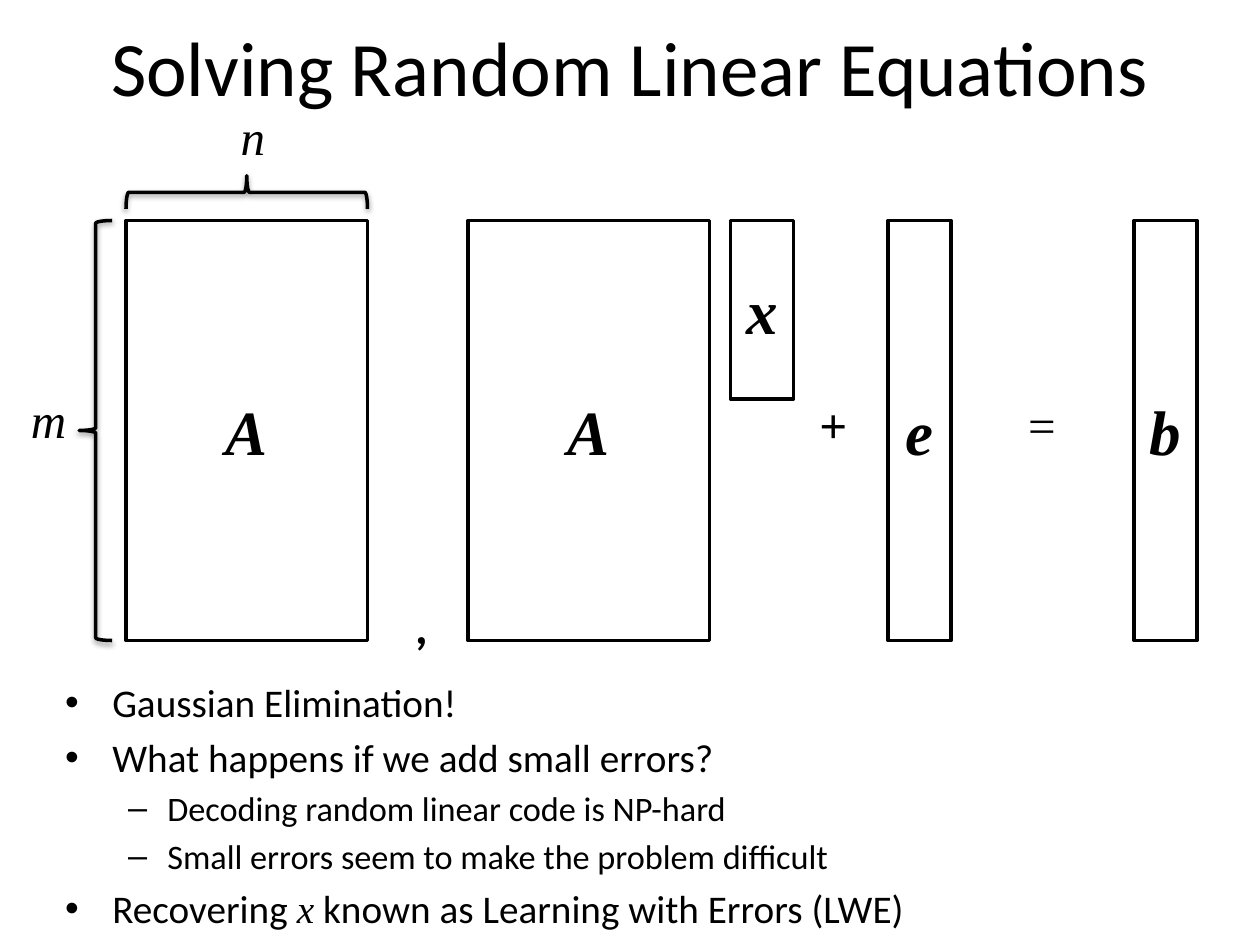
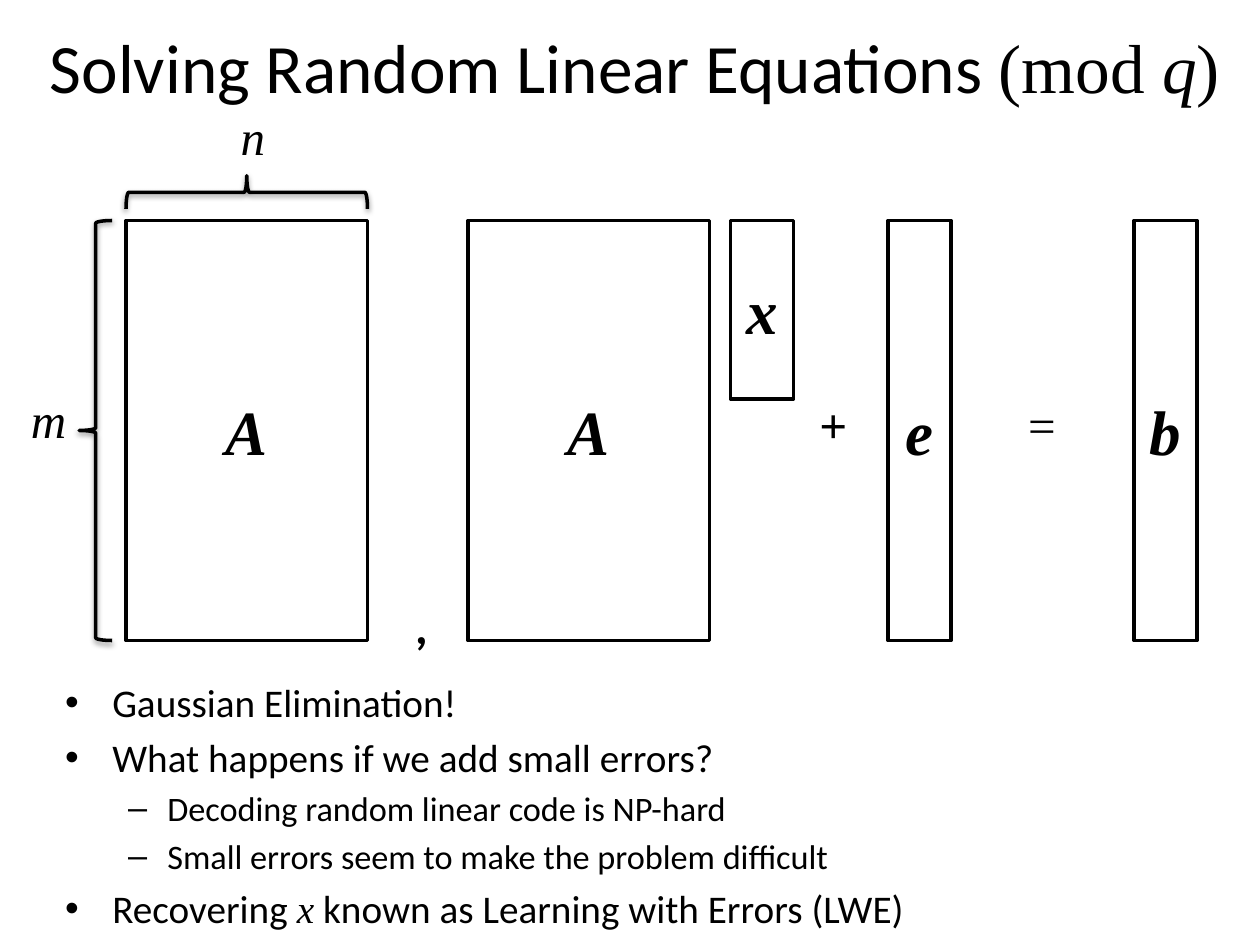
Before and after one commit to xianruimeng/comp-fuzzy-ext, a slide deck: slide 20 of ComputationalFuzzyExtractors.pptx. Drawn at 1260x945 pixels with LibreOffice and Linux fonts; fonts in the diff are those of the drawing. Boxes give left, top, right and bottom in pixels: in the first picture for what was removed or moved away, otherwise in the second. Text is boxed around its words. In the diff, an @@ line names an element or a change of style, - is before the commit and + after.

```diff
--- a/ComputationalFuzzyExtractors.pptx
+++ b/ComputationalFuzzyExtractors.pptx
@@ text at (50,45,1220,107): text changed; size 44 to 39.6 pt @@
-Solving Random Linear Equations
+Solving Random Linear Equations (mod q)
```
Also in this commit, not shown: 18 other slides changed, 1 other file.
